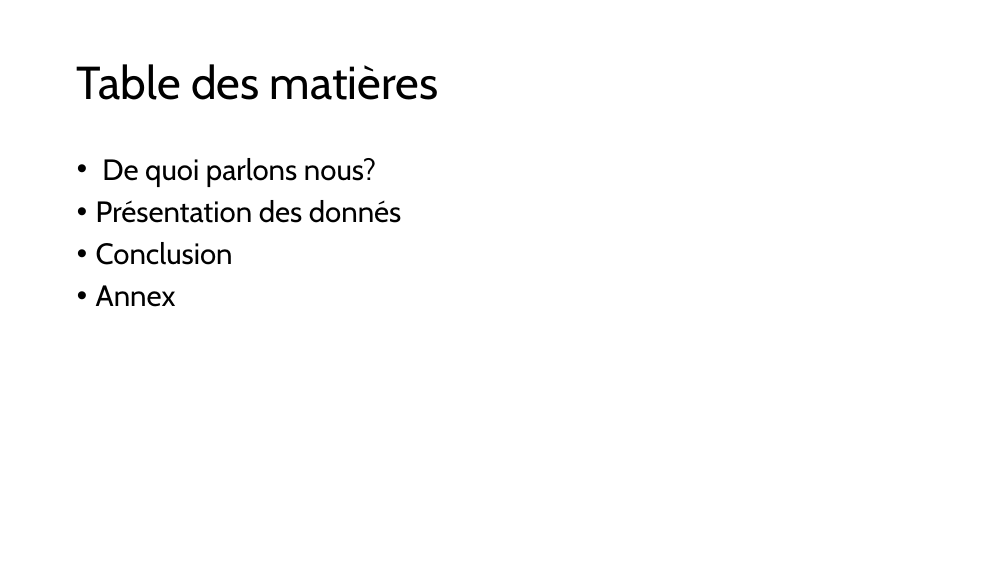
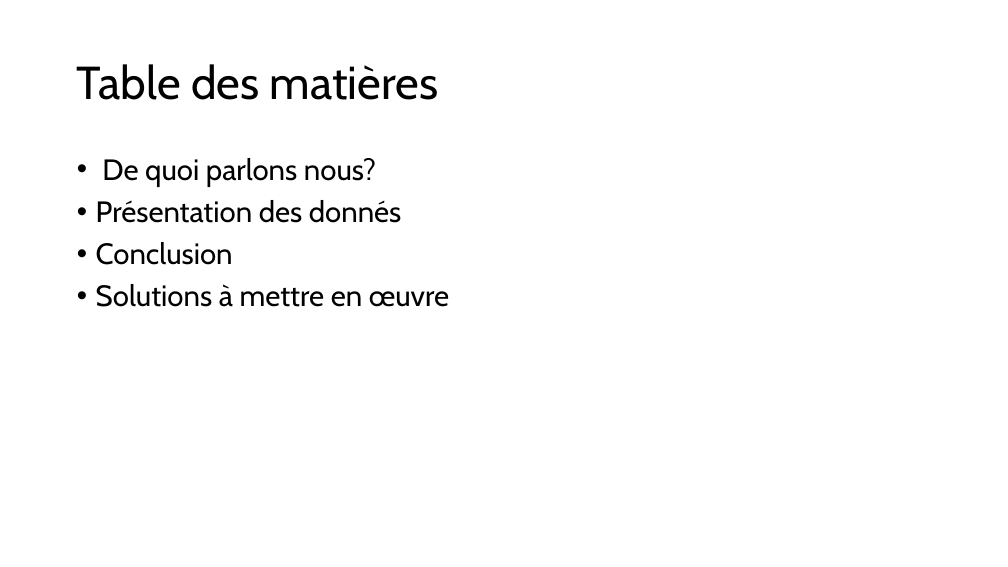
Before and after one commit to Loic0427/Data_etudes_de_cas, a slide deck: slide 2 of Velo en libre service/Etude_de_cas_cyclistic.pptx. Drawn at 1008x567 pixels with LibreOffice and Linux fonts; fonts in the diff are those of the drawing. Boxes give left, top, right and bottom in pixels: in the first picture for what was removed or moved away, otherwise in the second. Text is boxed around its words. In the diff, an @@ line names an element or a change of style, - is before the commit and + after.

```diff
--- a/Velo en libre service/Etude_de_cas_cyclistic.pptx
+++ b/Velo en libre service/Etude_de_cas_cyclistic.pptx
@@ text at [96,284,449,307]: text changed @@
-• Annex
+• Solutions à mettre en œuvre
```
Also in this commit, not shown: 8 other slides changed, 4 slides added, 7 other files.
